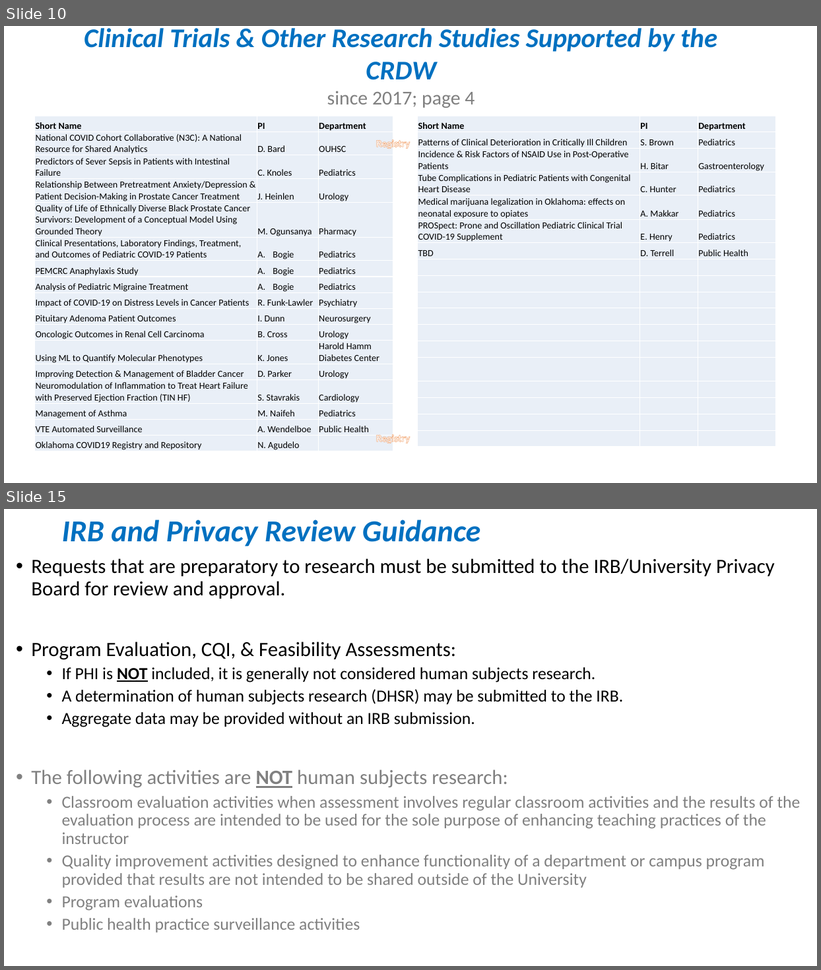
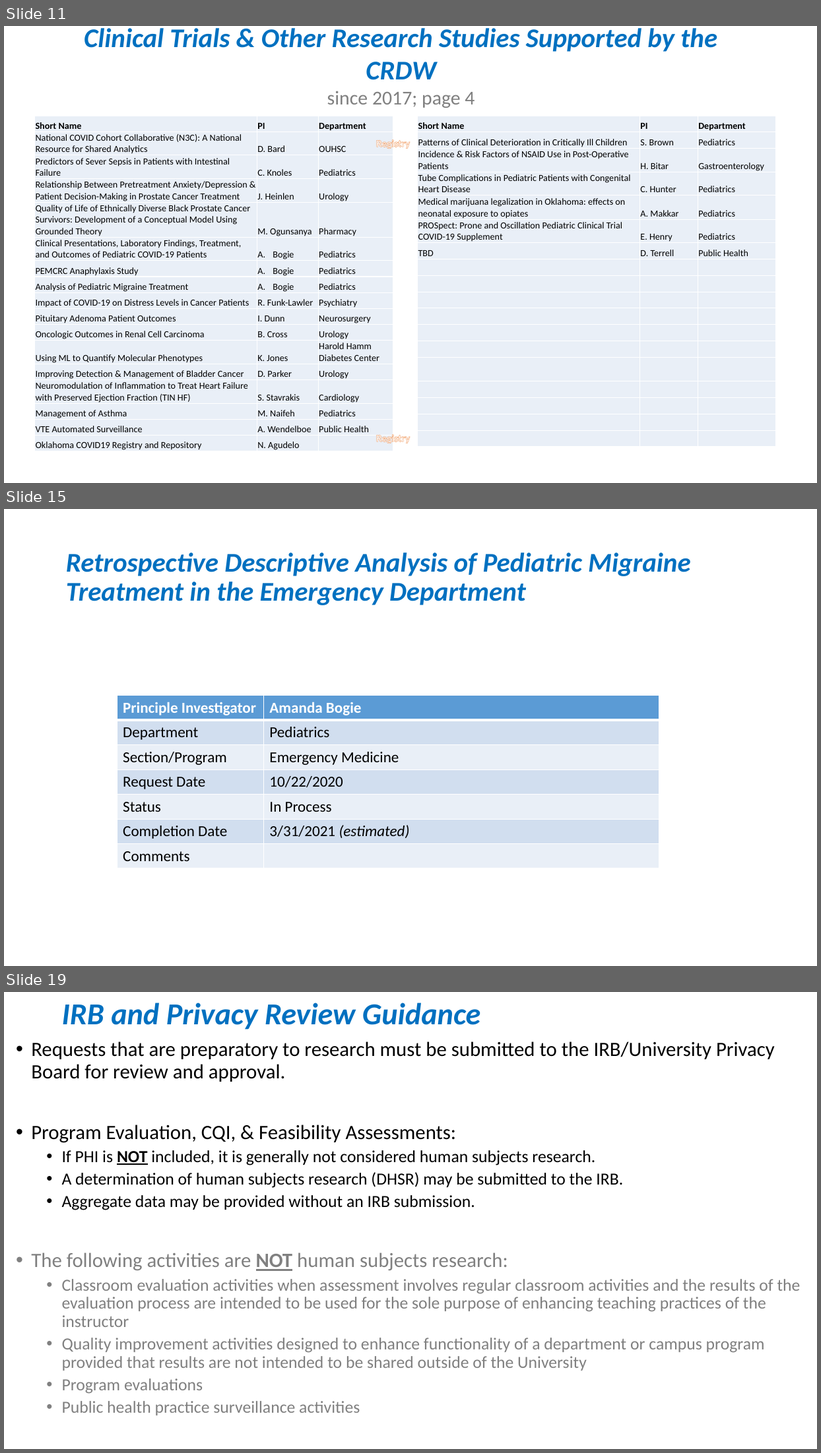
Before and after one commit to OuhscBbmc/prairie-outpost-public, a slide deck: publications/presentation-2021-02-aac/crdw-2021-02.pptx. Shown one above the other, each under a label of ours: slides 10 and 15 before the commit, slides 11, 15 and 19 after it; the slides between them are not shown. The pictures are 821x970 and 821x1453 pixels, drawn with LibreOffice and Linux fonts; fonts in the diff are those of the drawing. Boxes give left, top, right and bottom in pixels: in the first picture for what was removed or moved away, otherwise in the second. Text is boxed around its words. In the diff, an @@ line names an element or a change of style, - is before the commit and + after.

```diff
--- a/publications/presentation-2021-02-aac/crdw-2021-02.pptx
+++ b/publications/presentation-2021-02-aac/crdw-2021-02.pptx
@@ slide 15 added at bbox=[4, 509, 817, 966], background #FFFFFF @@
@@ title added at bbox=[66, 553, 691, 605], 32 pt, text #0070C0, bold, italic @@
+Retrospective Descriptive Analysis of Pediatric Migraine Treatment in the Emergency Department
@@ table added at bbox=[117, 696, 659, 869], 7 rows, 2 columns @@
+Principle Investigator | Amanda Bogie
+Department | Pediatrics
+Section/Program | Emergency Medicine
+Request Date | 10/22/2020
+Status | In Process
+Completion Date | 3/31/2021 (estimated)
+Comments | 
@@ what was slide 10 is now slide 11 @@
@@ what was slide 15 is now slide 19 @@
```
Also in this commit, not shown: 2 slides changed, 5 other slides added, 2 slides removed.
